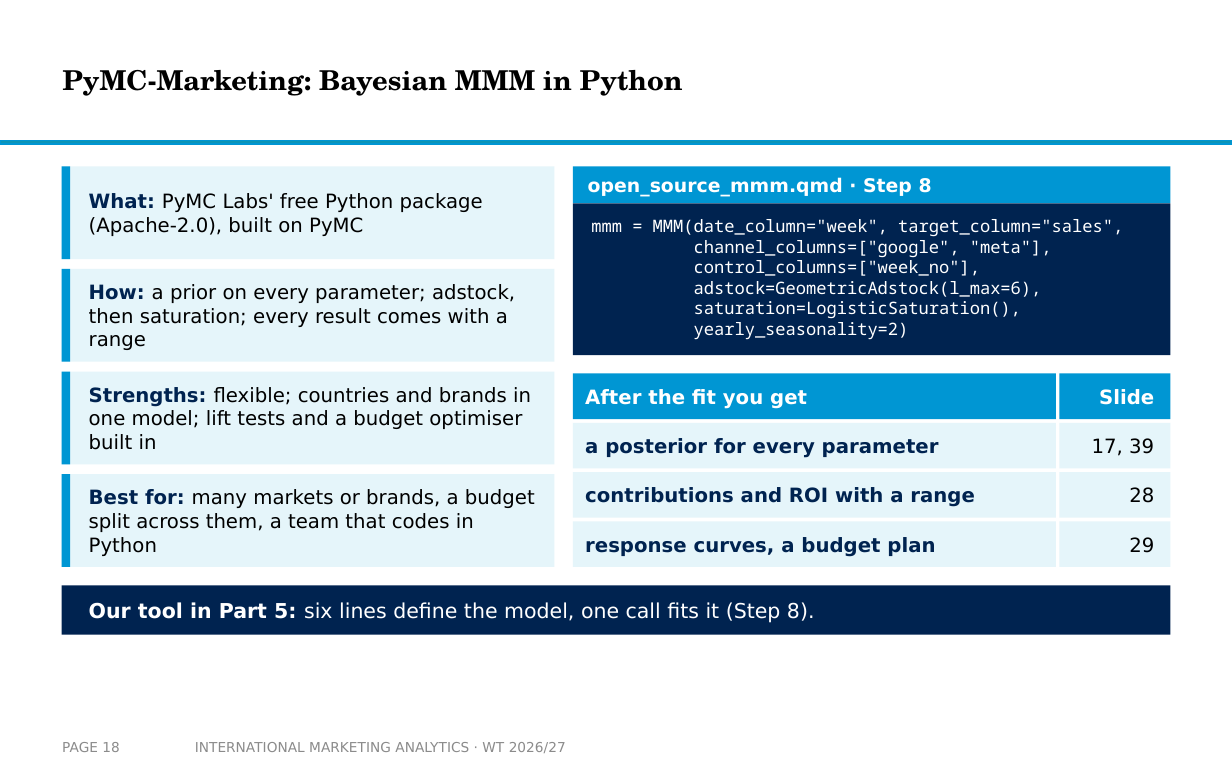
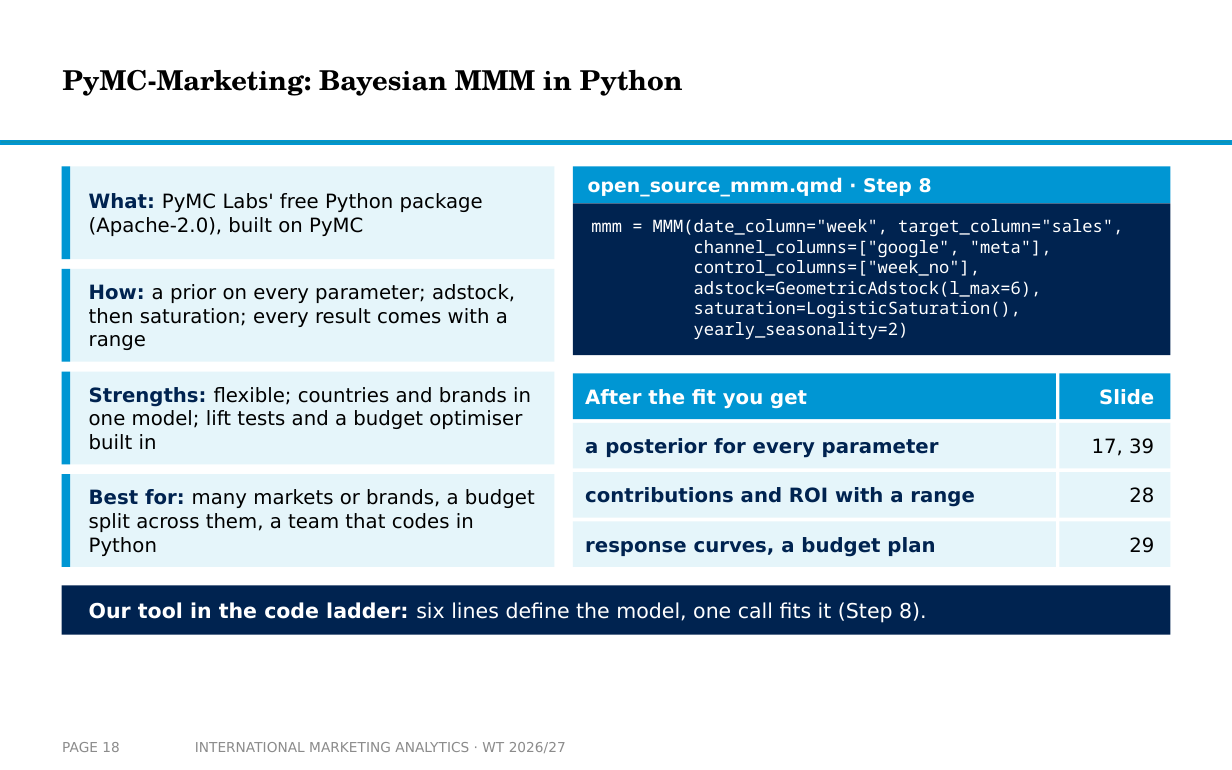
Before and after one commit to arnefloh-wu/international-marketing-analytics-teaching, a slide deck: slide 18 of slides/open-source-mmm_WT26-27.pptx. Drawn at 1232x770 pixels with LibreOffice and Linux fonts; fonts in the diff are those of the drawing; background and template pictures are left out. Boxes give left, top, right and bottom in pixels: in the first picture for what was removed or moved away, otherwise in the second. Text is boxed around its words. In the diff, an @@ line names an element or a change of style, - is before the commit and + after.

```diff
--- a/slides/open-source-mmm_WT26-27.pptx
+++ b/slides/open-source-mmm_WT26-27.pptx
@@ text at (x1=89, y1=602, x2=927, y2=623): text changed @@
-Our tool in Part 5: six lines define the model, one call fits it (Step 8).
+Our tool in the code ladder: six lines define the model, one call fits it (Step 8).
```
Also in this commit, not shown: 3 other slides changed, 1 other file.
